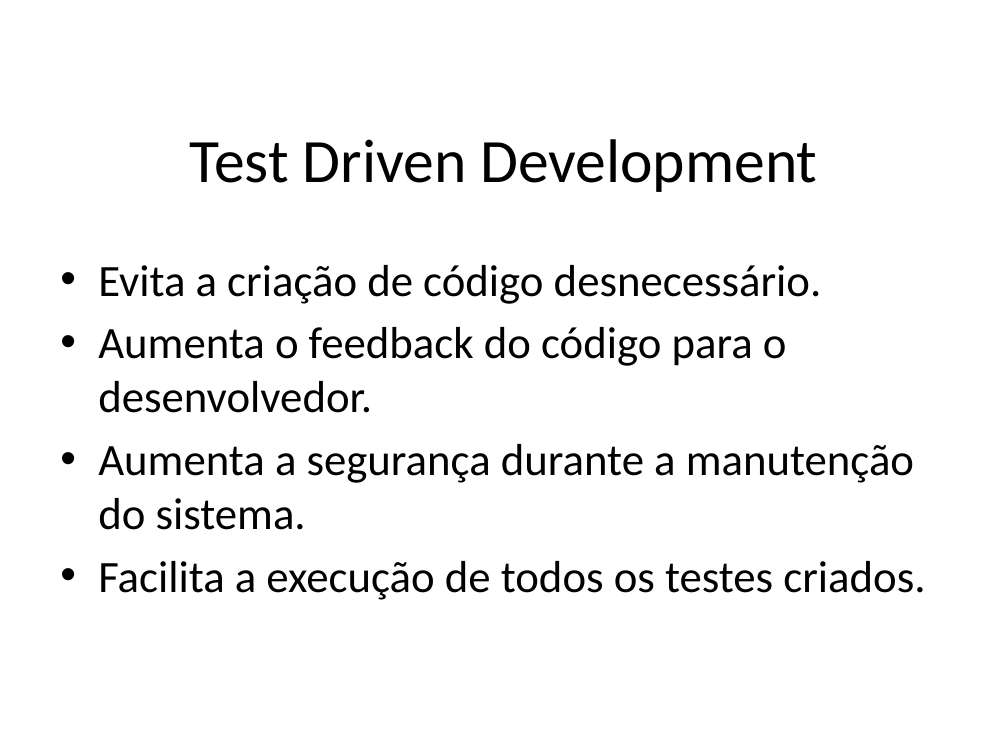
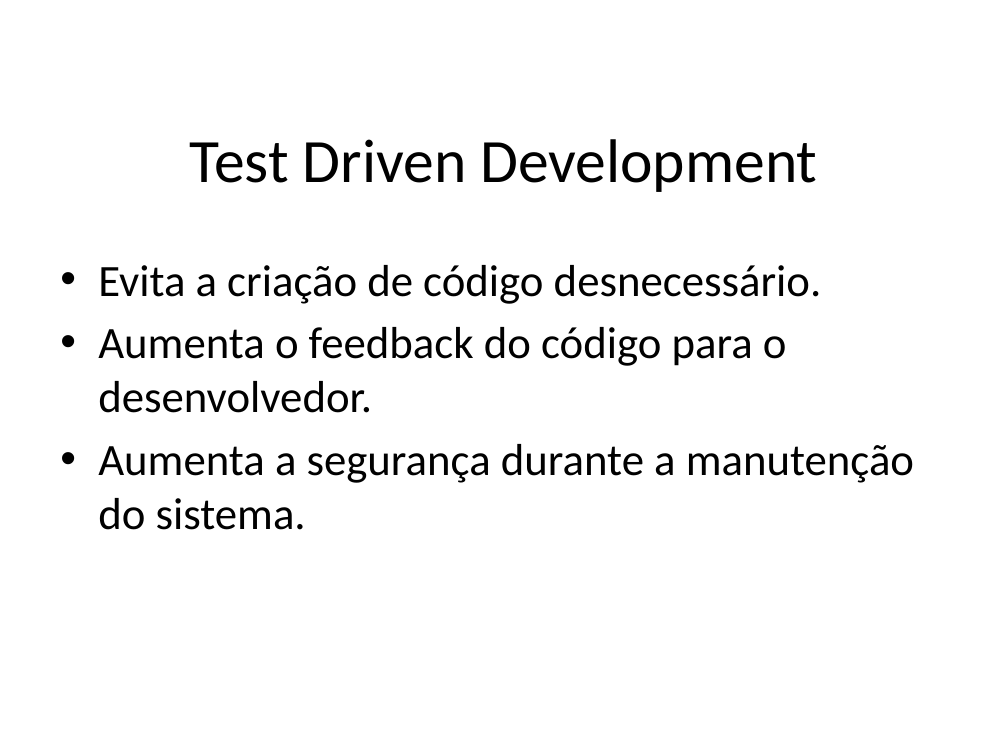
Before and after one commit to jpjcjbr/tccjp, a slide deck: slide 8 of apresentacao tcc.pptx. Drawn at 1008x756 pixels with LibreOffice and Linux fonts; fonts in the diff are those of the drawing; background and template pictures are left out. Boxes give left, top, right and bottom in pixels: in the first picture for what was removed or moved away, otherwise in the second. Text is boxed around its words. In the diff, an @@ line names an element or a change of style, - is before the commit and + after.

```diff
--- a/apresentacao tcc.pptx
+++ b/apresentacao tcc.pptx
@@ text at (x1=98, y1=561, x2=925, y2=600): paragraph removed @@
-• Facilita a execução de todos os testes criados.
```
Also in this commit, not shown: 2 other slides changed, 1 other file.
